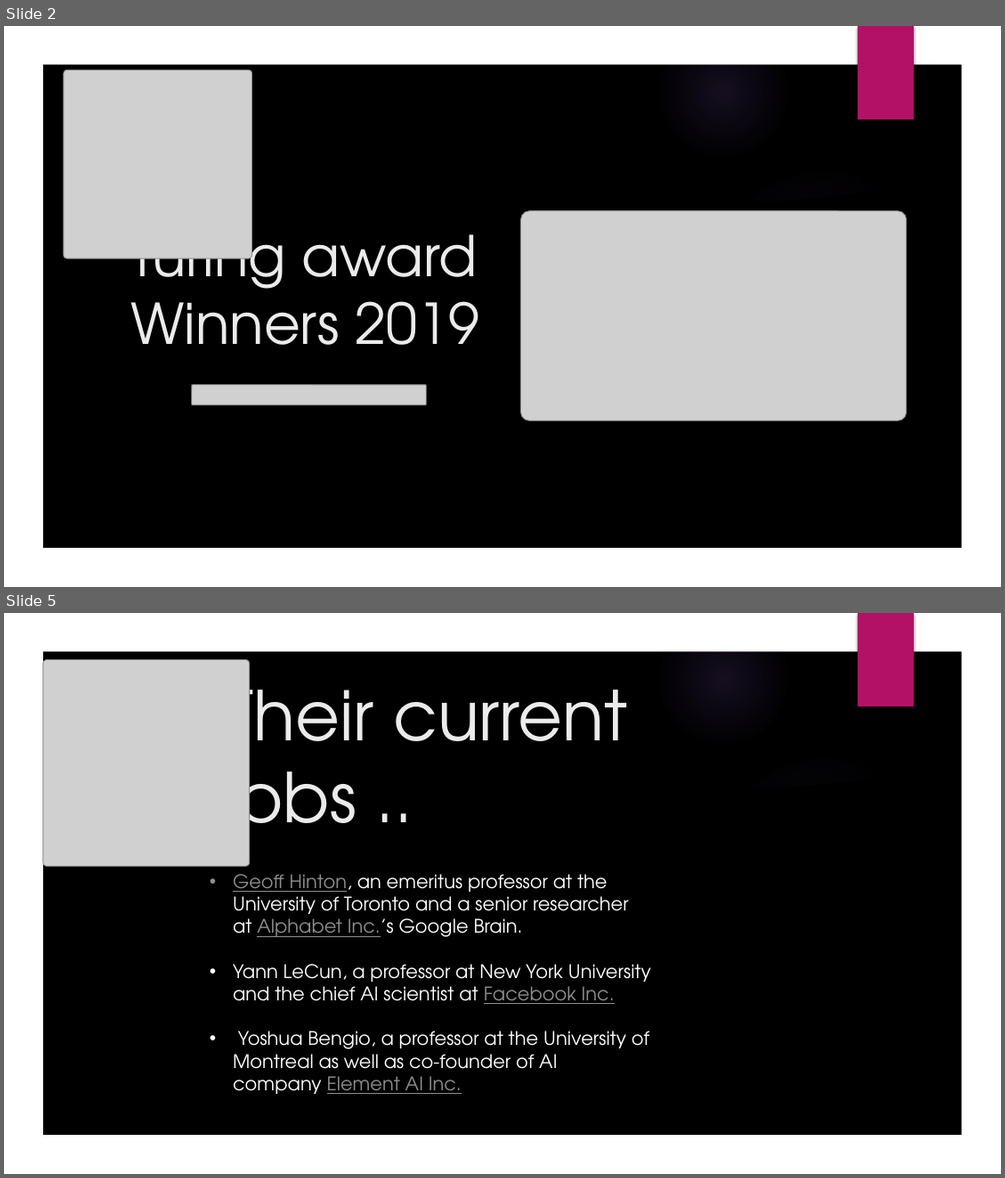
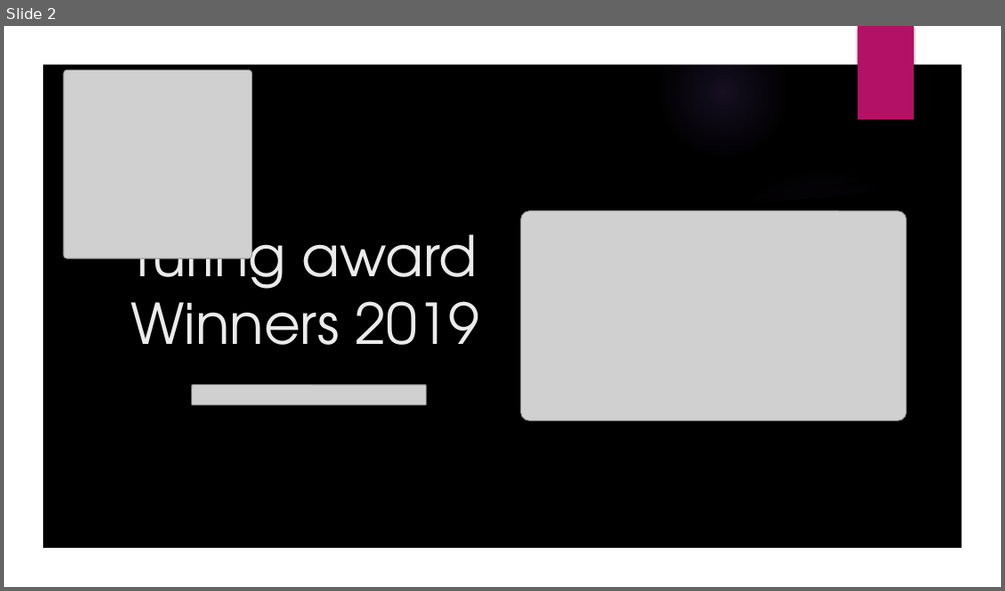
Before and after one commit to GallagherStephen/ResearchMethodsPresentation, a slide deck: Research Methods in Computing Presentation.pptx. Shown one above the other, each under a label of ours: slides 2 and 5 before the commit, slide 2 after it; the slides between them are not shown. The pictures are 1005x1178 and 1005x591 pixels, drawn with LibreOffice and Linux fonts; fonts in the diff are those of the drawing; grey boxes stand for pictures; background and template pictures are left out. Boxes give left, top, right and bottom in pixels: in the first picture for what was removed or moved away, otherwise in the second. Text is boxed around its words. In the diff, an @@ line names an element or a change of style, - is before the commit and + after.

```diff
--- a/Research Methods in Computing Presentation.pptx
+++ b/Research Methods in Computing Presentation.pptx
@@ slide 5 removed at box(4, 613, 1001, 1174), background picture (left out); not listed: 7 template elements that a slide beside it also shows @@
@@ freeform shape removed at box(4, 613, 1001, 1174) @@
@@ freeform shape removed at box(4, 613, 1001, 1174) @@
@@ rectangle removed at box(858, 613, 914, 706) @@
@@ picture removed at box(43, 659, 250, 866) @@
@@ title removed at box(225, 669, 628, 853) @@
-Their current jobs ..
@@ text removed at box(233, 874, 651, 1094) @@
-• Geoff Hinton, an emeritus professor at the University of Toronto and a senior researcher at Alphabet Inc.’s Google Brain.
-• Yann LeCun, a professor at New York University and the chief AI scientist at Facebook Inc.
-• Yoshua Bengio, a professor at the University of Montreal as well as co-founder of AI company Element AI Inc.
```
Also in this commit, not shown: 2 slides changed, 2 slides added.
